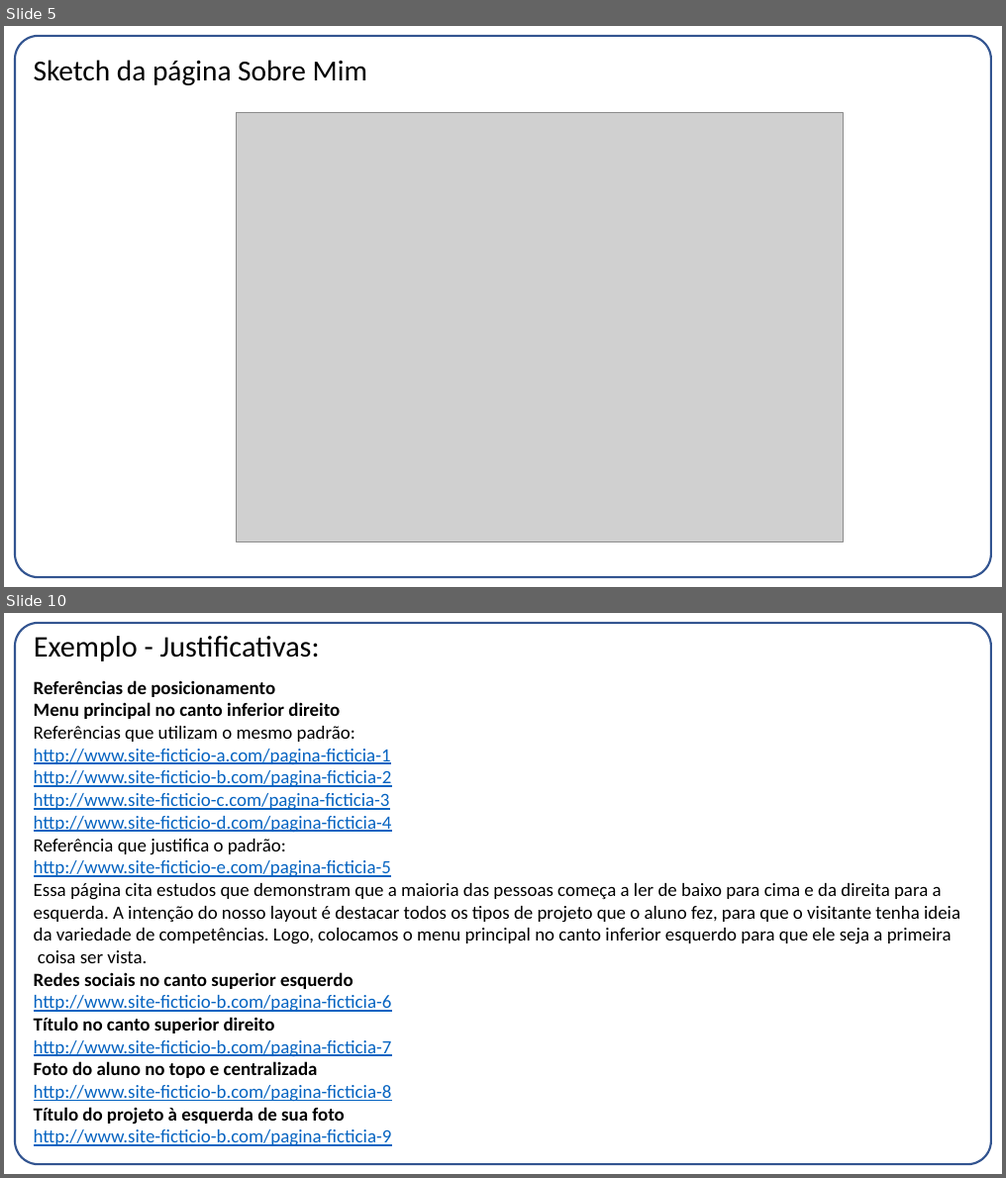
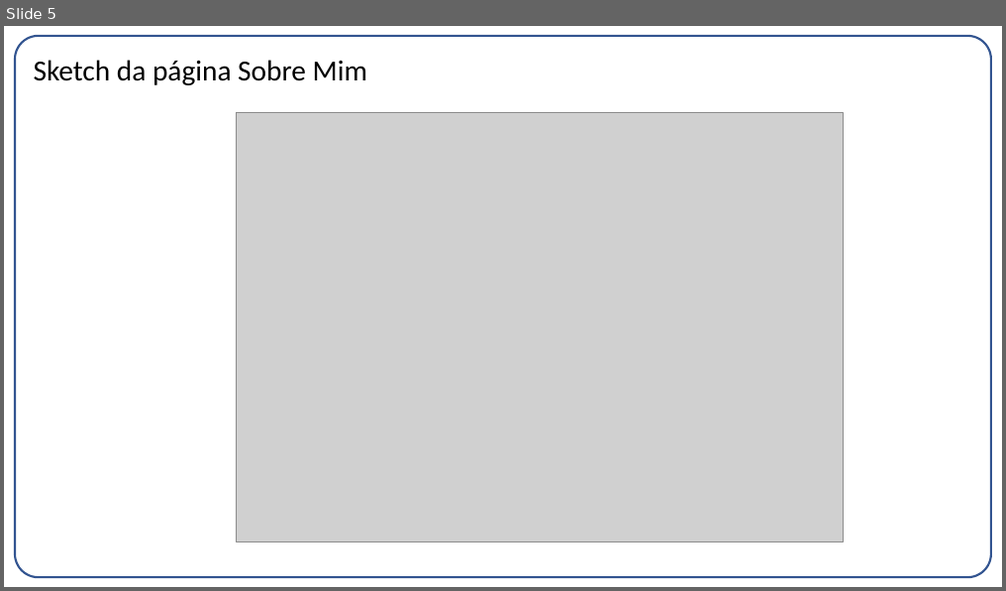
Before and after one commit to betofr1/co-design, a slide deck: Projeto 1/Entrega02.pptx. Shown one above the other, each under a label of ours: slides 5 and 10 before the commit, slide 5 after it; the slides between them are not shown. The pictures are 1006x1178 and 1006x591 pixels, drawn with LibreOffice and Linux fonts; fonts in the diff are those of the drawing; grey boxes stand for pictures. Boxes give left, top, right and bottom in pixels: in the first picture for what was removed or moved away, otherwise in the second. Text is boxed around its words. In the diff, an @@ line names an element or a change of style, - is before the commit and + after.

```diff
--- a/Projeto 1/Entrega02.pptx
+++ b/Projeto 1/Entrega02.pptx
@@ slide 10 removed at (4, 613, 1002, 1174), background #FFFFFF; not listed: 1 template element that a slide beside it also shows @@
@@ title removed at (34, 636, 320, 662) @@
-Exemplo - Justificativas:
@@ text removed at (34, 680, 960, 1147) @@
-Referências de posicionamento
-Menu principal no canto inferior direito
-Referências que utilizam o mesmo padrão:
-http://www.site-ficticio-a.com/pagina-ficticia-1
-http://www.site-ficticio-b.com/pagina-ficticia-2
-http://www.site-ficticio-c.com/pagina-ficticia-3
-http://www.site-ficticio-d.com/pagina-ficticia-4
-Referência que justifica o padrão:
-http://www.site-ficticio-e.com/pagina-ficticia-5
-Essa página cita estudos que demonstram que a maioria das pessoas começa a ler de baixo para cima e da direita para a esquerda. A intenção do nosso layout é destacar todos os tipos de projeto que o aluno fez, para que o visitante tenha ideia da variedade de competências. Logo, colocamos o menu principal no canto inferior esquerdo para que ele seja a primeira
-coisa ser vista.
-Redes sociais no canto superior esquerdo
-http://www.site-ficticio-b.com/pagina-ficticia-6
-Título no canto superior direito
-http://www.site-ficticio-b.com/pagina-ficticia-7
-Foto do aluno no topo e centralizada
-http://www.site-ficticio-b.com/pagina-ficticia-8
-Título do projeto à esquerda de sua foto
-http://www.site-ficticio-b.com/pagina-ficticia-9
```
Also in this commit, not shown: 3 slides changed, 2 other slides removed, 2 other files.
